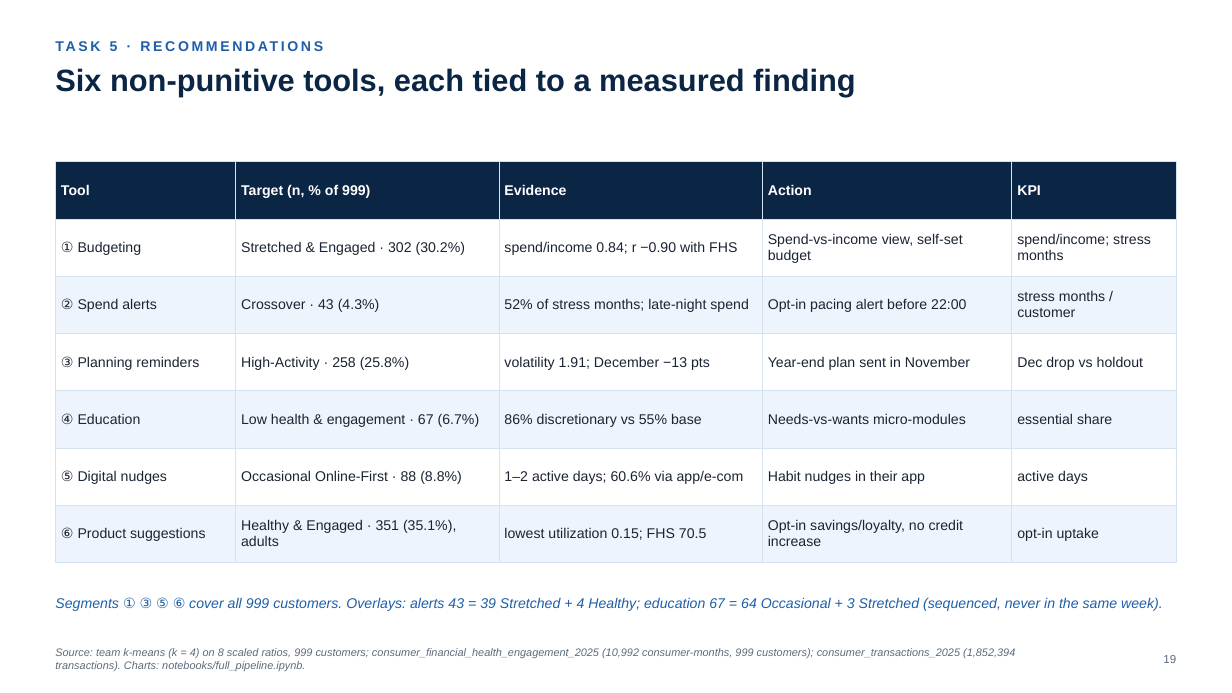
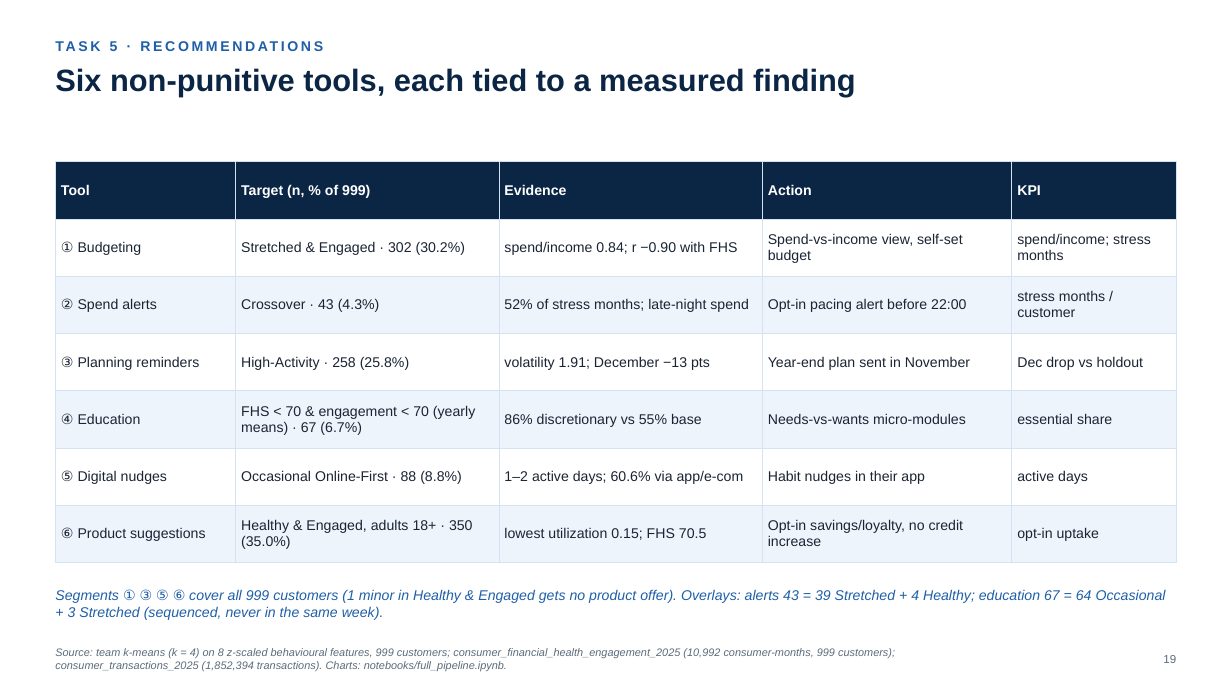
Before and after one commit to thanh-tai-435/BI10GroupYAPPERS, a slide deck: slide 19 of draft/YAPPERS_BI10_R01.pptx. Drawn at 1232x693 pixels with LibreOffice and Linux fonts; fonts in the diff are those of the drawing. Boxes give left, top, right and bottom in pixels: in the first picture for what was removed or moved away, otherwise in the second. Text is boxed around its words. In the diff, an @@ line names an element or a change of style, - is before the commit and + after.

```diff
--- a/draft/YAPPERS_BI10_R01.pptx
+++ b/draft/YAPPERS_BI10_R01.pptx
@@ table at (55, 162, 1177, 553) @@
-row 5, column 2: Low health & engagement · 67 (6.7%)
+row 5, column 2: FHS < 70 & engagement < 70 (yearly means) · 67 (6.7%)
-row 7, column 2: Healthy & Engaged · 351 (35.1%), adults
+row 7, column 2: Healthy & Engaged, adults 18+ · 350 (35.0%)
@@ text at (55, 589, 1166, 620): text changed @@
-Segments ① ③ ⑤ ⑥ cover all 999 customers. Overlays: alerts 43 = 39 Stretched + 4 Healthy; education 67 = 64 Occasional + 3 Stretched (sequenced, never in the same week).
+Segments ① ③ ⑤ ⑥ cover all 999 customers (1 minor in Healthy & Engaged gets no product offer). Overlays: alerts 43 = 39 Stretched + 4 Healthy; education 67 = 64 Occasional + 3 Stretched (sequenced, never in the same week).
@@ text at (55, 648, 895, 672): text changed @@
-Source: team k-means (k = 4) on 8 scaled ratios, 999 customers; consumer_financial_health_engagement_2025 (10,992 consumer-months, 999 customers); consumer_transactions_2025 (1,852,394 transactions). Charts: notebooks/full_pipeline.ipynb.
+Source: team k-means (k = 4) on 8 z-scaled behavioural features, 999 customers; consumer_financial_health_engagement_2025 (10,992 consumer-months, 999 customers); consumer_transactions_2025 (1,852,394 transactions). Charts: notebooks/full_pipeline.ipynb.
```
Also in this commit, not shown: 13 other slides changed, 7 other files.
